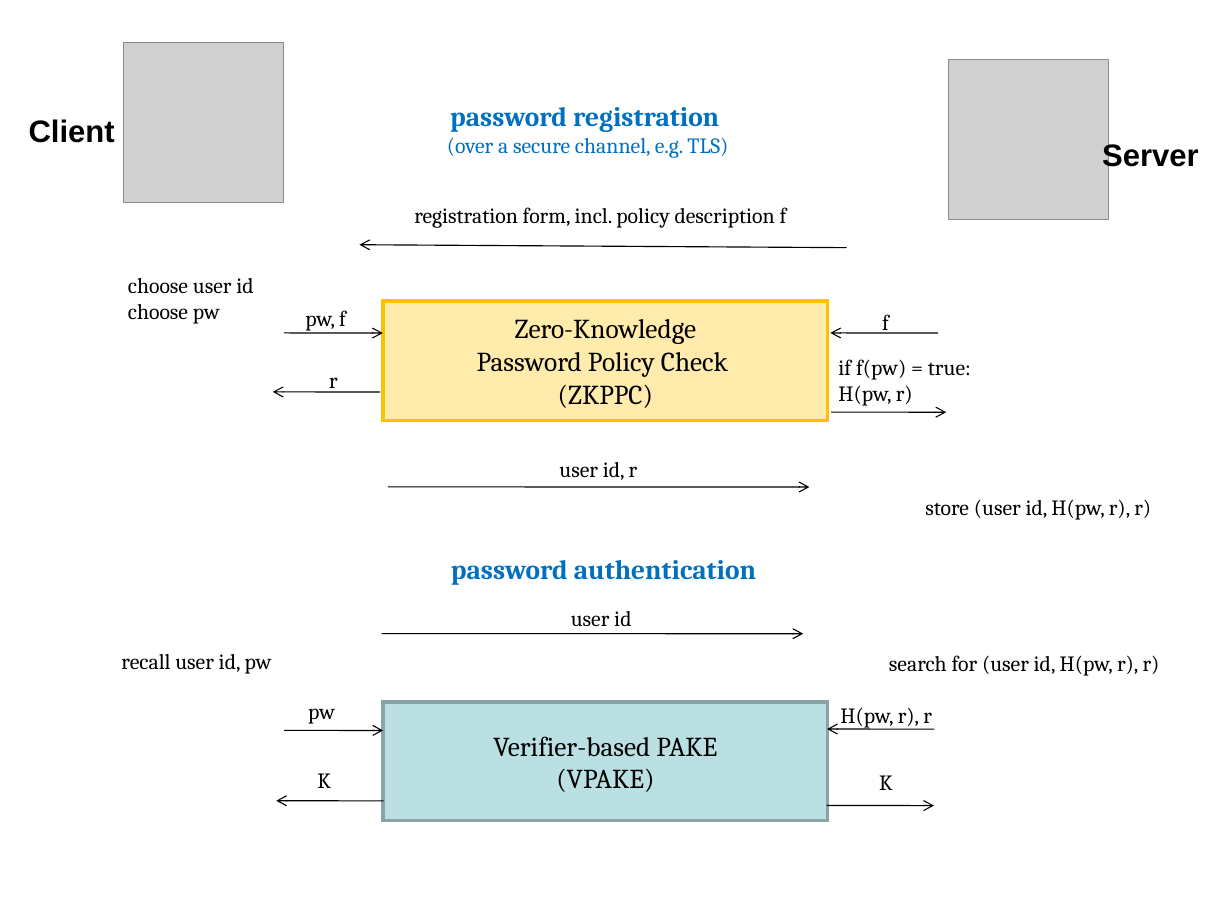
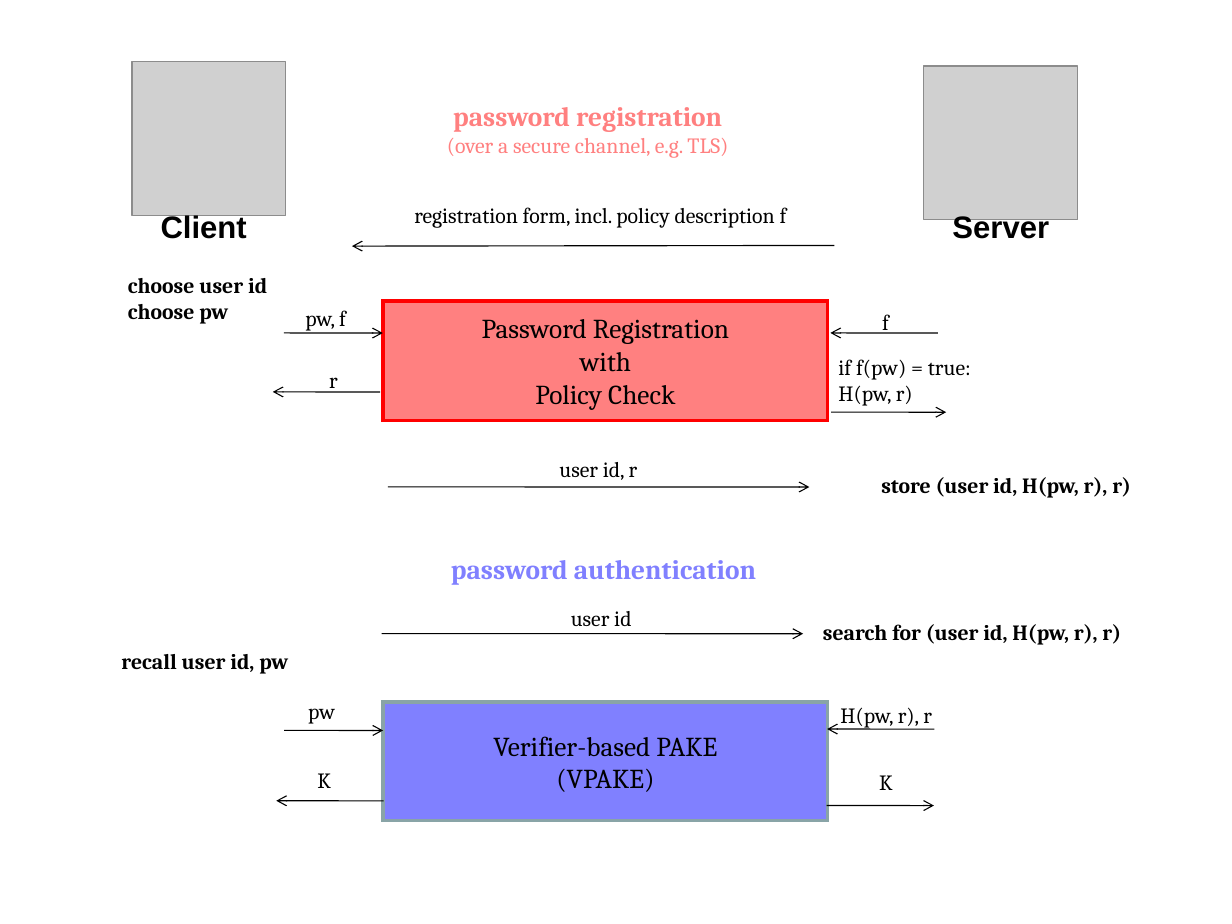
Before and after one commit to franziskuskiefer/phd-thesis, a slide deck: slide 1 of phd/slides/framework1.odp. Drawn at 1232x924 pixels with LibreOffice and Linux fonts; fonts in the diff are those of the drawing; grey boxes stand for pictures. Boxes give left, top, right and bottom in pixels: in the first picture for what was removed or moved away, otherwise in the second. Text is boxed around its words. In the diff, an @@ line names an element or a change of style, - is before the commit and + after.

```diff
--- a/phd/slides/framework1.odp
+++ b/phd/slides/framework1.odp
@@ picture: place and size @@
-picture at (123, 42, 283, 202)
+picture at (132, 61, 286, 216)
@@ picture: place and size @@
-picture at (949, 60, 1109, 220)
+picture at (925, 66, 1079, 220)
@@ text "password registration" at (447, 107, 728, 158): text colour #0070C0 to #FF8080 @@
@@ text "Client": place and size @@
-text "Client" at (29, 119, 115, 143)
+text "Client" at (161, 214, 247, 239)
@@ text "Server" rewrapped from (1102, 142, 1199, 173) to (952, 216, 1049, 238) @@
@@ arrow moved from (360, 245) - (846, 248) to (352, 246) - (834, 246) @@
@@ rectangle "Password Registration" at (383, 301, 828, 420): fill #FFEBAB to #FF8080; outline #FFC000 2.01 pt to #FF0000 2.01 pt @@
@@ text in rectangle at (482, 319, 729, 410): text changed @@
-Zero-Knowledge
-Password Policy Check
-(ZKPPC)
+Password Registration
+with
+Policy Check
@@ text "store (user id, H(pw, r), ...": place and size @@
-text "store (user id, H(pw, r), ..." at (925, 499, 1151, 520)
+text "store (user id, H(pw, r), ..." at (881, 477, 1131, 498)
@@ text "password authentication" at (451, 560, 756, 585): text colour #0070C0 to #8080FF @@
@@ bold on in 4 elements at (121, 654, 288, 674), (128, 278, 267, 324), (881, 477, 1131, 498), (823, 624, 1121, 645) @@
@@ text "search for (user id, H(pw, ...": place and size @@
-text "search for (user id, H(pw, ..." at (889, 655, 1160, 676)
+text "search for (user id, H(pw, ..." at (823, 624, 1121, 645)
@@ rectangle "Verifier-based PAKE" at (383, 702, 828, 821): fill #BBE0E3 to #8080FF @@
```
Also in this commit, not shown: 3 other files.
